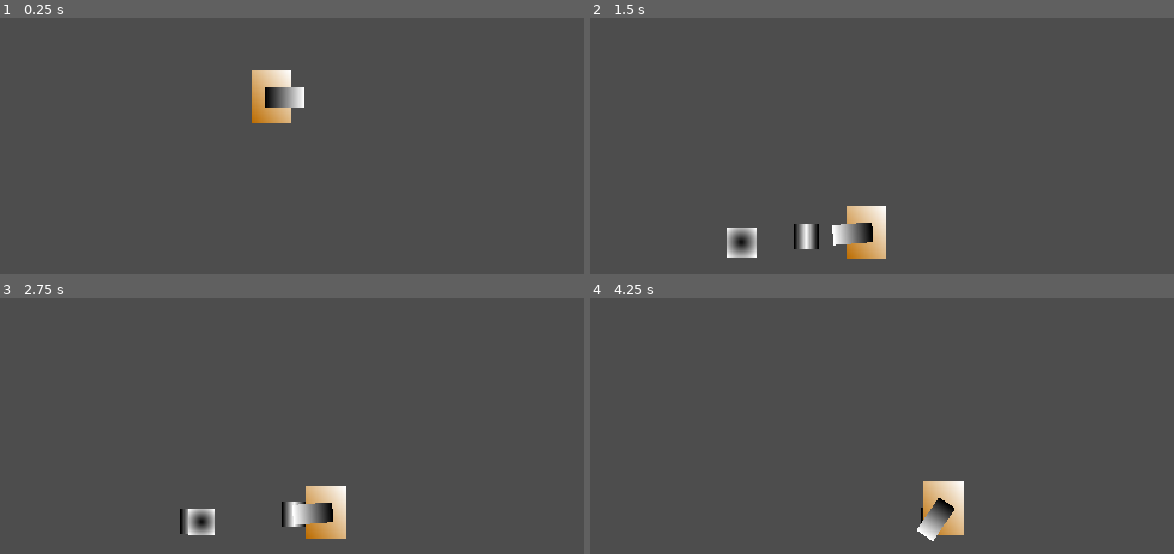
Above: before the commit, frames 1-4 (two rows, left to right).
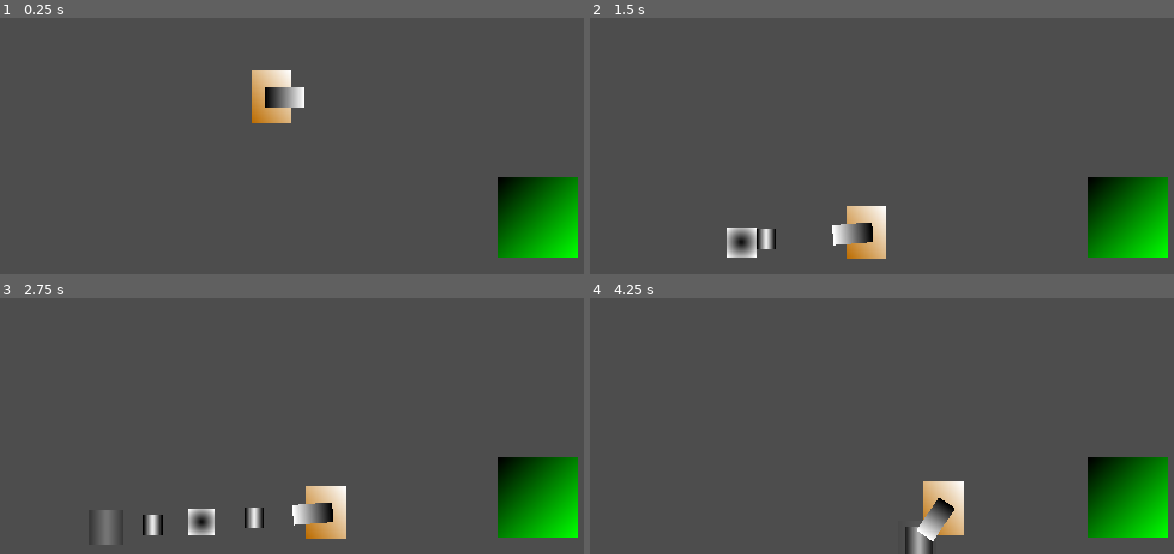
Above: after the commit, the same moments.

Repository: dranik544/explanation-overdue
Game: Godot game, scene res://scenes/main.tscn
The game is run twice, just before and just after one commit, with the same random seed, the same clock (stepped at 60 frames per second) and the same inputs.
Inputs (mouse positions are in pixels of both pictures, inside the frame that each line leads up to):
- Up to frame 1 (0.25 s): no input
- Up to frame 2 (1.5 s): move the mouse to (823, 138) at 0.52 s; click (823, 138) at 0.67 s; tap Enter at 1.25 s; drag from (1103, 115) to (823, 138) at 1.27 s
- Up to frame 3 (2.75 s): move the mouse to (outside the picture) at 2.02 s; click (outside the picture) at 2.17 s
- Up to frame 4 (4.25 s): drag from (899, 328) to (771, 523) at 2.77 s; move the mouse to (outside the picture) at 3.52 s; click (outside the picture) at 3.67 s

The runs differ from the first frame. In frame 1, 4.3% of the frame differs, in the area x 85-99%, y 62-94%; in frame 2, 4.9%; in frame 3, 5.3%, in the area x 17-99%, y 62-97%; in frame 4, 4.6%.

Commit message:
добавление тестового блока + анимация уничтожения проджектайла

Diff:
--- /dev/null
+++ b/scenes/blocks/block_1.gd
@@ -0,0 +1,32 @@
+extends StaticBody2D
+
+@onready var sprite2d: Sprite2D = $Sprite2D
+@onready var collisionShape2d: CollisionShape2D = $CollisionShape2D
+
+@export var health: int = 4               # здоровье блока (блять здоровье у блока, ахуенно просто)
+enum blockType {default}                  # все типы блоков
+@export var currentBlockType: blockType   # текущий тип блока
+
+
+func destroy(damage: int):
+	if health <= 0: return
+
+	# отнимаем от здоровья кол-во урона
+	health -= damage
+
+	# если здоровья меньше или равно нулю, то ...
+	if health <= 0:
+		# отключаем обработку блока и коллизии
+		collisionShape2d.set_deferred("disabled", true)
+		set_physics_process(false)
+
+		var tween: Tween = create_tween()
+
+		# ... запускаем анимацию в зависимости от типа блока
+		match currentBlockType:
+			0:
+				tween.set_ease(Tween.EASE_IN)
+				tween.set_trans(Tween.TRANS_BACK)
+				tween.set_parallel(true)
+				tween.tween_property(sprite2d, "scale", Vector2.ZERO, 0.2)
+				tween.tween_property(sprite2d, "rotation", rotation + 1.0, 0.2)
--- /dev/null
+++ b/scenes/blocks/block_1.tscn
@@ -0,0 +1,24 @@
+[gd_scene load_steps=5 format=3 uid="uid://cvyfkpds5lg44"]
+
+[ext_resource type="Script" uid="uid://bu0kigo6lcv78" path="res://scenes/blocks/block_1.gd" id="1_hiyek"]
+
+[sub_resource type="RectangleShape2D" id="RectangleShape2D_0fswd"]
+size = Vector2(48, 48)
+
+[sub_resource type="Gradient" id="Gradient_hiyek"]
+colors = PackedColorArray(0, 0, 0, 1, 0, 1, 0, 1)
+
+[sub_resource type="GradientTexture2D" id="GradientTexture2D_ysk4r"]
+gradient = SubResource("Gradient_hiyek")
+width = 48
+height = 48
+fill_to = Vector2(1, 1)
+
+[node name="block1" type="StaticBody2D"]
+script = ExtResource("1_hiyek")
+
+[node name="CollisionShape2D" type="CollisionShape2D" parent="."]
+shape = SubResource("RectangleShape2D_0fswd")
+
+[node name="Sprite2D" type="Sprite2D" parent="."]
+texture = SubResource("GradientTexture2D_ysk4r")
--- a/scenes/main.tscn
+++ b/scenes/main.tscn
@@ -1,8 +1,9 @@
-[gd_scene load_steps=6 format=3 uid="uid://sq62i7vh4s13"]
+[gd_scene load_steps=7 format=3 uid="uid://sq62i7vh4s13"]
 
 [ext_resource type="PackedScene" uid="uid://bvct2dejiu24o" path="res://scenes/player/player.tscn" id="1_o5qli"]
 [ext_resource type="Script" uid="uid://bonvgsowq51qj" path="res://scenes/projectile_pool.gd" id="2_0wfyh"]
 [ext_resource type="PackedScene" uid="uid://b1bx0qxb3npc3" path="res://scenes/projectiles/blaster_projectile_1.tscn" id="3_sugp2"]
+[ext_resource type="PackedScene" uid="uid://cvyfkpds5lg44" path="res://scenes/blocks/block_1.tscn" id="4_jyhfs"]
 
 [sub_resource type="RectangleShape2D" id="RectangleShape2D_o5qli"]
 size = Vector2(578, 20)
@@ -13,7 +14,7 @@
 [node name="main" type="Node2D"]
 
 [node name="ProjectilePool" type="Node2D" parent="."]
-position = Vector2(-1, 0)
+position = Vector2(-999, -999)
 script = ExtResource("2_0wfyh")
 projectileScene = ExtResource("3_sugp2")
 
@@ -40,3 +41,6 @@
 [node name="CollisionShape2D4" type="CollisionShape2D" parent="collisions"]
 position = Vector2(240, 0)
 shape = SubResource("RectangleShape2D_sugp2")
+
+[node name="block1" parent="." instance=ExtResource("4_jyhfs")]
+position = Vector2(160, 101)
--- a/scenes/player/player.gd
+++ b/scenes/player/player.gd
@@ -112,6 +112,9 @@
 	var projectile: Area2D = pool.getProjectile()
 	projectile.activate(global_position, touchAimDragOffset.normalized())
 
+	# НЕАКТИВНО # отдача игрока от проджектайла, ТОЛЬКО если он в воздухе
+	# if !is_on_floor(): velocity -= touchAimDragOffset.normalized() * projectile.recoilForce
+
 	# отдача игрока от проджектайла
 	velocity -= touchAimDragOffset.normalized() * projectile.recoilForce
 
--- a/scenes/projectiles/blaster_projectile_1.gd
+++ b/scenes/projectiles/blaster_projectile_1.gd
@@ -1,9 +1,12 @@
 extends Area2D
+
+@onready var sprite2d: Sprite2D = $Sprite2D
 
 @export var speed: float = 500.0                # скорость проджектайла
 @export var direction: Vector2 = Vector2.ZERO   # направление проджектайла
 @export var pool: Node2D                        # объект пула, где находятся заготовки проджектайлов
 @export var recoilForce: float = 95.0           # сила отдачи игрока от проджектайла, в случае касания с объектом
+@export var damage: int = 1                     # урон по блокам и противникам
 
 
 func _ready() -> void:
@@ -15,13 +18,37 @@
 
 # активация проджектайла
 func activate(startpos: Vector2, dir: Vector2):
-	global_position = startpos
 	direction = dir.normalized()
-	visible = true
+	global_position = startpos + direction * 24.0 # <- это создаёт проджектайл не прямо в точке, а
+	visible = true                                #    чутка дальше чем надо.
 	set_physics_process(true)
+	monitorable = true
+	monitoring = true
 
 # уничтожение проджектайла при касании
-func _on_body_entered(body):
+func _on_body_entered(body: Node2D):
+	# проверяем, не игрок ли это
 	if body.is_in_group("player"): return
 
+	# отключение движения и отслеживания столкновений с другими проджектайлами
+	set_physics_process(false)
+	set_deferred("monitorable", false)
+	set_deferred("monitoring", false)
+
+	if body.has_method("destroy"): body.destroy(damage)
+
+	# анимация уничтожения
+	var tween: Tween = create_tween()
+	tween.set_ease(Tween.EASE_OUT)
+	tween.set_trans(Tween.TRANS_CIRC)
+	tween.set_parallel(true)
+	tween.tween_property(sprite2d, "scale", Vector2(2.0, 2.0), 0.2)
+	tween.tween_property(sprite2d, "modulate:a", 0.0, 0.2)
+	await tween.finished
+
+	# возвращение обратно в пул
 	pool.returnProjectile(self)
+
+	# возвращение обычных характеристик внешнего вида
+	sprite2d.modulate.a = 1.0
+	sprite2d.scale = Vector2(1.0, 1.0)
--- a/scenes/projectiles/blaster_projectile_1.tscn
+++ b/scenes/projectiles/blaster_projectile_1.tscn
@@ -3,7 +3,7 @@
 [ext_resource type="Script" uid="uid://bpl2ynbmp8203" path="res://scenes/projectiles/blaster_projectile_1.gd" id="1_xbdbr"]
 
 [sub_resource type="CircleShape2D" id="CircleShape2D_1qius"]
-radius = 8.0
+radius = 6.0
 
 [sub_resource type="Gradient" id="Gradient_1qius"]
 offsets = PackedFloat32Array(0, 0.508547, 1)
@@ -11,8 +11,8 @@
 
 [sub_resource type="GradientTexture2D" id="GradientTexture2D_xbdbr"]
 gradient = SubResource("Gradient_1qius")
-width = 15
-height = 15
+width = 12
+height = 12
 
 [node name="blaster projectile1" type="Area2D"]
 script = ExtResource("1_xbdbr")
Not shown, added: scenes/blocks/block_1.gd.uid
